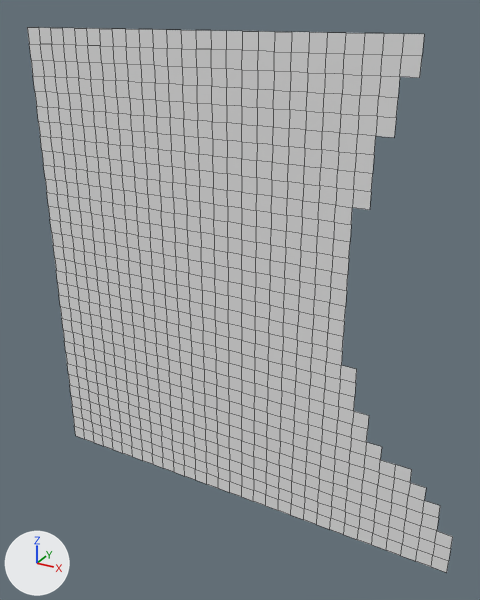
Two versions of the OBJ model Assets/Meshes/Test of Teamwork/ToT01 Chunk 0 5.obj, one commit apart.
Before and after are seen from a 50 mm lens placed at (2.9, -34.5, 33.2), pointed at (-16.2, 0.1, 15.8). Lighting does not change. The marker at lower left points along +X, +Y and +Z. Mesh edges are drawn as thin lines. Where no turn or scale is listed for an object, it has been applied to the vertices.

Objects in the first picture: '01_Chunk_0_5'.
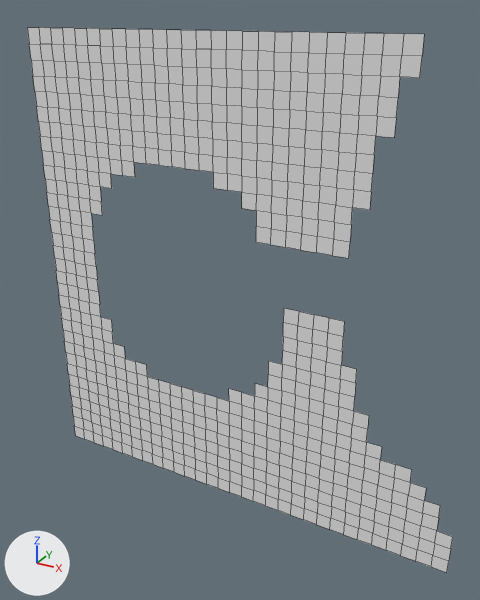
Location of each change, (x1, y1, x2, y2) in pixels of the pictures (480 x 600 px):
part 1 of me_01_chunk_0_5, deleted
    before: (91, 162, 349, 401)

The change, as a list of edits to the scene's bpy script:
```text
Change me_01_chunk_0_5:
    used by ob_01_chunk_0_5; location = (0.0, 0.0, 0.0)
    remove me_01_chunk_0_5.from_pydata(...)  # 878 vertices, 811 faces; spans x -32.0..-1.0, y 0.0, z 0.0..32.0
    add me_01_chunk_0_5.from_pydata(...)  # 689 vertices, 591 faces; spans x -32.0..-1.0, y 0.0, z 0.0..32.0
    me_01_chunk_0_5 part 1
    189 vertices are removed from x -27.0..-9.0, y 0.0, z 9.0..23.0
    220 faces are deleted
```
